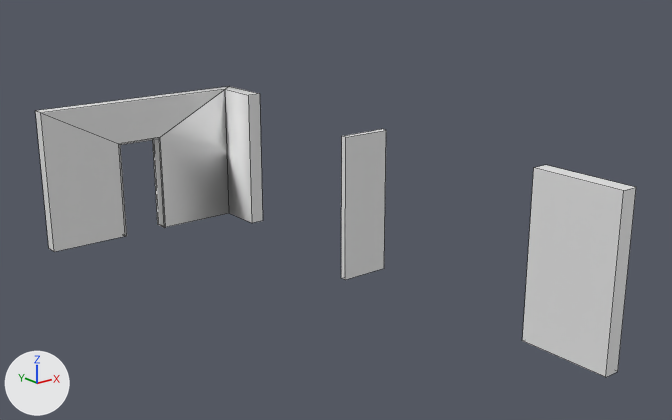
The FBX model Assets/Models/Box_Office/SM_Wall_Tickets.fbx: old version first, new version second.
Camera for both pictures: a 50 mm lens placed at (-6.99, -18.32, 6.76), pointed at (3.02, -5.81, 1.76). Arrows for +X, +Y and +Z are at lower left; the lights stay in place. The picture after the commit comes second. Mesh edges are drawn as thin lines. Where no turn or scale is listed for an object, it has been applied to the vertices.

Names of what the first picture shows: 'SM_Wall_Tickets'.
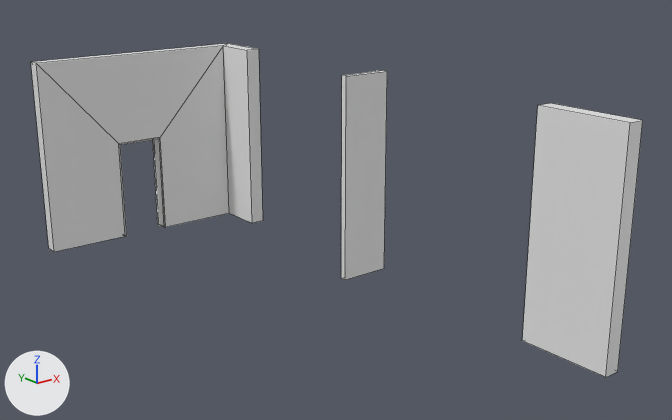
Changed parts and their boxes (x1, y1, x2, y2) in the pictures (672 x 420 px; the box of a moved part takes in the faces that stretch with it):
'SM_Wall_Tickets', reshaped (15% taller)
    before: (35, 86, 636, 377)
    after: (31, 43, 643, 377)
part 1 of me_cube_441, built on
    before: (35, 86, 263, 252)
    after: (31, 43, 263, 252)
part 2 of me_cube_441, moved or reshaped
    before: (522, 165, 636, 377)
    after: (522, 103, 643, 377)
part 3 of me_cube_441, moved or reshaped
    before: (341, 129, 386, 280)
    after: (341, 70, 387, 280)

What the commit changed:
me_cube_441 is used by ob_sm_wall_tickets; location (0.0, 0.0, 0.0).
Verts and faces of me_cube_441; kept vertices keep their numbers, new ones are numbered from 52.
Before the commit, vertices of me_cube_441: 0 (4.69, 0.29, 0.0), 1 (4.69, 0.29, 3.0) at pixel (229, 86), 2 (4.39, 0.0, 0.0) at pixel (229, 213), 3 (4.39, 0.0, 3.0) at pixel (225, 89), 6 (0.0, 0.0, 3.0) at pixel (40, 112).
Before the commit, vertices of me_cube_441: 7 (0.0, 0.29, 3.0) at pixel (35, 110), 8 (4.69, -0.98, 3.0) at pixel (259, 93), 11 (4.39, -0.98, 3.0) at pixel (248, 95).
Before the commit, vertices of me_cube_441: 37 (4.39, -10.78, 3.0) at pixel (623, 190), 39 (4.69, -10.78, 3.0) at pixel (636, 187), 40 (4.69, -9.11, 3.0) at pixel (545, 164), 43 (4.39, -9.11, 3.0) at pixel (533, 167).
Before the commit, vertices of me_cube_441: 45 (3.82, -5.11, 2.86) at pixel (345, 137), 47 (3.82, -4.98, 2.86) at pixel (341, 136), 49 (4.83, -5.11, 2.86) at pixel (386, 130), 51 (4.83, -4.98, 2.86) at pixel (381, 128).
me_cube_441 had 52 vertices, 44 faces and spanned x 0.0..4.83, y -10.78..0.3, z 0.0..3.0.
me_cube_441 now has 52 vertices, 43 faces and spans x 0.0..4.83, y -10.78..0.3, z 0.0..4.0.
Part 1, on me_cube_441:
Faces deleted: (0, 2, 3, 1).
Vertices 1, 3, 6, 7, 8, 11 move by (0.0, 0.0, 1.0).
Part 2, on me_cube_441:
Vertices 37, 39, 40, 43 move by (0.0, 0.0, 1.0).
Part 3, on me_cube_441:
Vertices 45, 47, 49, 51 move by (0.0, 0.0, 1.14).
